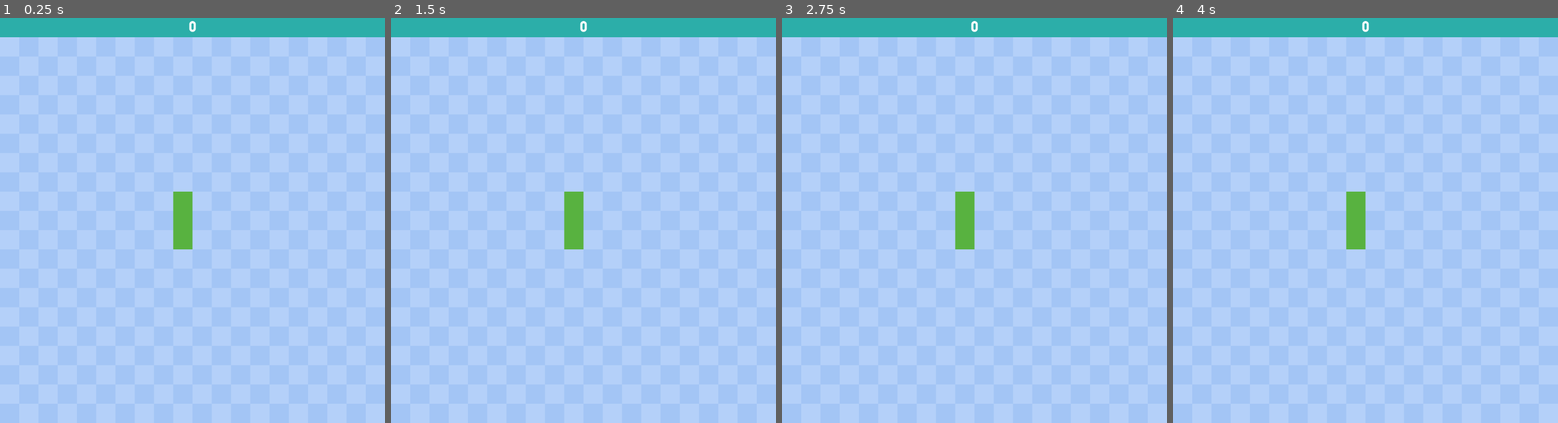
Above: before the commit, frames 1-4 (left to right).
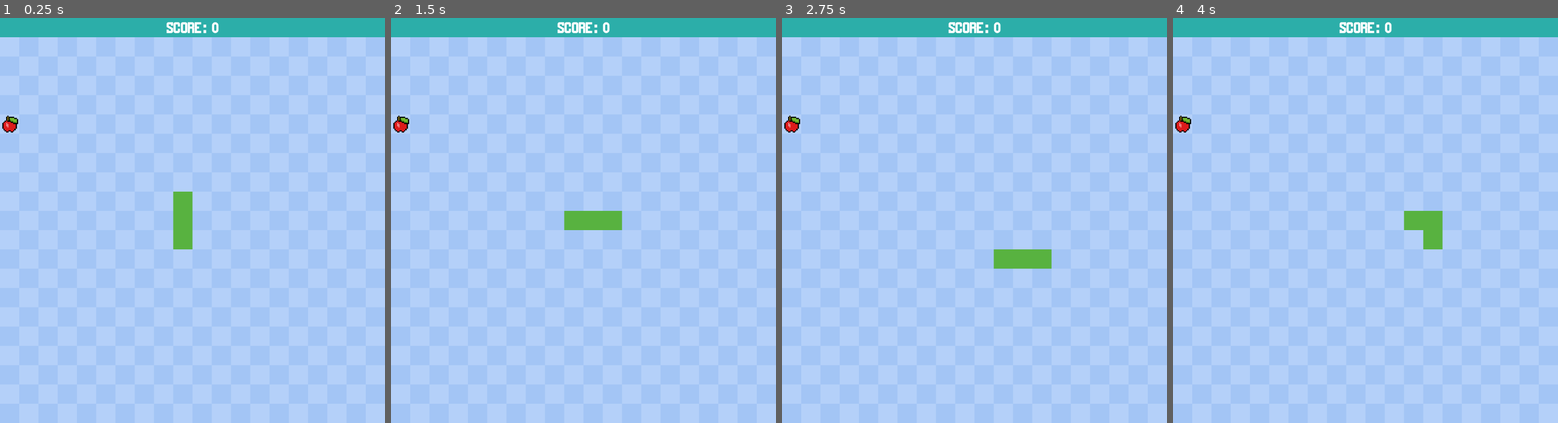
Above: after the commit, the same moments.

Repository: Tazoeur/snake
Game: Godot game, scene res://scenes/main.tscn
Two runs of this game, one before a commit and one after it. Both use one fixed random seed, a clock stepped at 60 frames per second and the inputs below.
Inputs:
- Up to frame 1 (0.25 s): no input
- Up to frame 2 (1.5 s): tap Enter at 0.5 s; hold Right (move_right, bound only after the commit) 0.53-1.28 s; hold Down (move_down, bound only after the commit) from 1.28 s (still down)
- Up to frame 3 (2.75 s): release Down (move_down, bound only after the commit) at 2.03 s; hold Right (move_right, bound only after the commit) from 2.03 s (still down)
- Up to frame 4 (4 s): release Right (move_right, bound only after the commit) at 2.78 s; hold Up (move_up, bound only after the commit) 2.78-3.53 s; hold Left (move_left, bound only after the commit) from 3.53 s (still down)

The runs differ from the first frame. In frame 1, 0.4% of the frame differs, in the area x 0-57%, y 0-29%; in frame 2, 1.3%; in frame 3, 1.8%, in the area x 0-71%, y 0-62%; in frame 4, 1.8%.

Commit message:
move snake, add apple, add game over

Diff:
--- a/project.godot
+++ b/project.godot
@@ -19,3 +19,26 @@
 
 window/size/viewport_width=1000
 window/size/viewport_height=1050
+
+[input]
+
+move_up={
+"deadzone": 0.5,
+"events": [Object(InputEventKey,"resource_local_to_scene":false,"resource_name":"","device":-1,"window_id":0,"alt_pressed":false,"shift_pressed":false,"ctrl_pressed":false,"meta_pressed":false,"pressed":false,"keycode":0,"physical_keycode":4194320,"key_label":0,"unicode":0,"location":0,"echo":false,"script":null)
+]
+}
+move_down={
+"deadzone": 0.5,
+"events": [Object(InputEventKey,"resource_local_to_scene":false,"resource_name":"","device":-1,"window_id":0,"alt_pressed":false,"shift_pressed":false,"ctrl_pressed":false,"meta_pressed":false,"pressed":false,"keycode":0,"physical_keycode":4194322,"key_label":0,"unicode":0,"location":0,"echo":false,"script":null)
+]
+}
+move_right={
+"deadzone": 0.5,
+"events": [Object(InputEventKey,"resource_local_to_scene":false,"resource_name":"","device":-1,"window_id":0,"alt_pressed":false,"shift_pressed":false,"ctrl_pressed":false,"meta_pressed":false,"pressed":false,"keycode":0,"physical_keycode":4194321,"key_label":0,"unicode":0,"location":0,"echo":false,"script":null)
+]
+}
+move_left={
+"deadzone": 0.5,
+"events": [Object(InputEventKey,"resource_local_to_scene":false,"resource_name":"","device":-1,"window_id":0,"alt_pressed":false,"shift_pressed":false,"ctrl_pressed":false,"meta_pressed":false,"pressed":false,"keycode":0,"physical_keycode":4194319,"key_label":0,"unicode":0,"location":0,"echo":false,"script":null)
+]
+}
--- a/scenes/hud.tscn
+++ b/scenes/hud.tscn
@@ -12,7 +12,7 @@
 offset_bottom = 50.0
 theme_override_styles/panel = SubResource("StyleBoxFlat_tymlp")
 
-[node name="Label" type="Label" parent="."]
+[node name="ScoreLabel" type="Label" parent="."]
 anchors_preset = 5
 anchor_left = 0.5
 anchor_right = 0.5
--- a/scenes/main.tscn
+++ b/scenes/main.tscn
@@ -1,9 +1,10 @@
-[gd_scene load_steps=5 format=3 uid="uid://cnr7olkknm808"]
+[gd_scene load_steps=6 format=3 uid="uid://cnr7olkknm808"]
 
 [ext_resource type="Script" path="res://scripts/main.gd" id="1_47d8u"]
 [ext_resource type="PackedScene" uid="uid://paiga3khld0s" path="res://scenes/snake_segment.tscn" id="2_1av51"]
 [ext_resource type="Texture2D" uid="uid://bj2ambwei5ogi" path="res://assets/bg.png" id="2_lkwxb"]
 [ext_resource type="PackedScene" uid="uid://cvidehvq0d3xf" path="res://scenes/hud.tscn" id="3_ys6tc"]
+[ext_resource type="Texture2D" uid="uid://dxyvfago0gd5f" path="res://assets/apple.png" id="5_hvklw"]
 
 [node name="Main" type="Node"]
 script = ExtResource("1_47d8u")
@@ -14,3 +15,13 @@
 texture = ExtResource("2_lkwxb")
 
 [node name="HUD" parent="." instance=ExtResource("3_ys6tc")]
+
+[node name="MoveTimer" type="Timer" parent="."]
+wait_time = 0.334
+
+[node name="Food" type="Sprite2D" parent="."]
+visible = false
+texture = ExtResource("5_hvklw")
+offset = Vector2(25, 25)
+
+[connection signal="timeout" from="MoveTimer" to="." method="_on_move_timer_timeout"]
--- a/scripts/main.gd
+++ b/scripts/main.gd
@@ -16,6 +16,8 @@
 var down = Vector2(0,1)
 var left = Vector2(-1,0)
 var right = Vector2(1,0)
+var regen_food = true
+var food_position: Vector2
 
 var move_direction: Vector2
 var can_move: bool
@@ -24,6 +26,11 @@
 # Called when the node enters the scene tree for the first time.
 func _ready() -> void:
 	generate_snake()
+	move_food()
+	$Food.visible = true
+	move_direction = up
+	can_move = true
+
 
 func generate_snake():
 	old_data.clear()
@@ -42,4 +49,84 @@
 
 # Called every frame. 'delta' is the elapsed time since the previous frame.
 func _process(delta: float) -> void:
-	pass
+	move_snake()
+	$HUD.get_node("ScoreLabel").text = "SCORE: " + str(score)
+
+func game_start():
+	$MoveTimer.start()
+
+func move_snake():
+	if not can_move:
+		return
+	var has_moved = false
+	if Input.is_action_just_pressed("move_down") and move_direction != up:
+		move_direction = down
+		can_move = false
+		has_moved = true
+	elif Input.is_action_just_pressed("move_up") and move_direction != down:
+		move_direction = up
+		can_move = false
+		has_moved = true
+	elif Input.is_action_just_pressed("move_left") and move_direction != right:
+		move_direction = left
+		can_move = false
+		has_moved = true
+	elif Input.is_action_just_pressed("move_right") and move_direction != left:
+		move_direction = right
+		can_move = false
+		has_moved = true
+	if not game_started and has_moved:
+		game_start()
+
+func _on_move_timer_timeout() -> void:
+	old_data = [] + snake_data
+	snake_data[0] += move_direction
+	snake_data[0]
+	for i in range(len(snake_data)):
+		if i > 0:
+			snake_data[i] = old_data[i-1]
+		snake[i].position = (snake_data[i] * cell_size) + Vector2(0, cell_size)
+
+	check_out_of_bounds()
+	check_self_eaten()
+	check_food_eaten()
+	can_move = true
+
+func check_out_of_bounds():
+	if snake[0].position[0] >= cells * cell_size or snake[0].position[0] <= 0:
+		game_over()
+	if snake[0].position[1] >= cells * cell_size or snake[0].position[1] <= 0:
+		game_over()
+
+func game_over():
+	print("game over!!")
+
+
+func check_self_eaten():
+	# Impossible de se "self-eaten" avant d'avoir 5 cellules
+	if len(snake_data) < 4:
+		return
+
+	var head = snake_data[0]
+	for i in range(4,len(snake_data) ):
+		if snake_data[i] == head:
+			game_over()
+
+func check_food_eaten():
+	var head = snake_data[0]
+	if head == food_position:
+		score += 1
+		add_segment(old_data[-2])
+		move_food()
+
+func move_food():
+	print("call to move_food")
+	while regen_food:
+		regen_food = false
+		food_position = Vector2(randi_range(0, cells - 1), randi_range(0, cells - 1))
+		print(food_position)
+		for cell_position in snake_data:
+			if food_position == cell_position:
+				regen_food = true
+	$Food.position = (food_position * cell_size) + Vector2(0, cell_size)
+	regen_food = true
